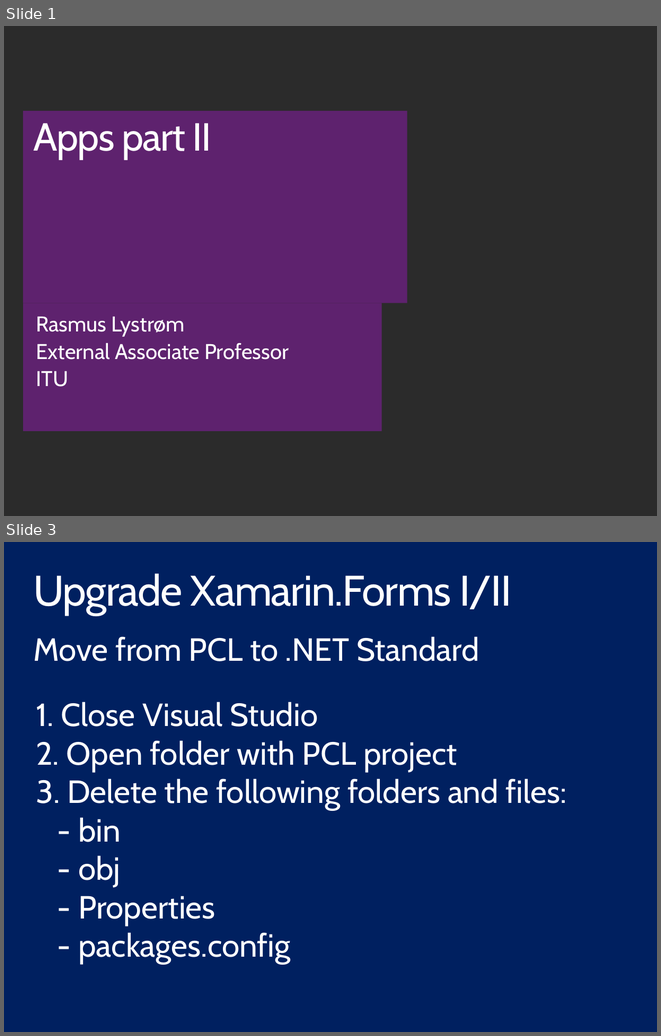
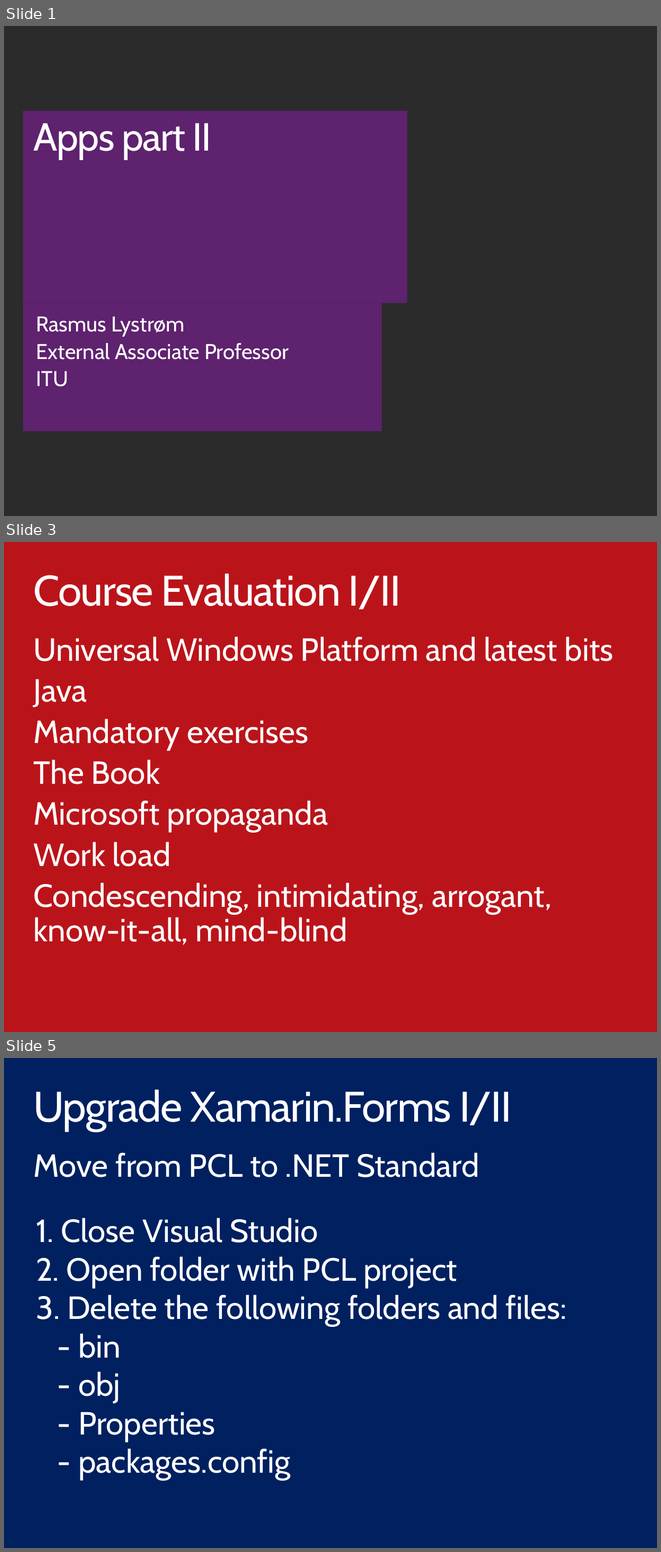
Before and after one commit to ondfisk/BDSA2017, a slide deck: Slides/Lecture10 - Apps part II.pptx. Shown one above the other, each under a label of ours: slides 1 and 3 before the commit, slides 1, 3 and 5 after it; the slides between them are not shown. The pictures are 661x1036 and 661x1552 pixels, drawn with LibreOffice and Linux fonts; fonts in the diff are those of the drawing; background and template pictures are left out; a plain dark background stands for a picture behind light text. Boxes give left, top, right and bottom in pixels: in the first picture for what was removed or moved away, otherwise in the second. Text is boxed around its words. In the diff, an @@ line names an element or a change of style, - is before the commit and + after.

```diff
--- a/Slides/Lecture10 - Apps part II.pptx
+++ b/Slides/Lecture10 - Apps part II.pptx
@@ slide 3 added at (4, 542, 657, 1032), background #BA141A @@
@@ title added at (33, 573, 401, 609), 48 pt, text #FFFFFF @@
+Course Evaluation I/II
@@ text added at (34, 636, 614, 945), 36 pt, text #FFFFFF @@
+Universal Windows Platform and latest bits
+Java
+Mandatory exercises
+The Book
+Microsoft propaganda
+Work load
+Condescending, intimidating, arrogant, know-it-all, mind-blind
@@ what was slide 3 is now slide 5 @@
```
Also in this commit, not shown: 1 slide changed, 1 other slide added.
